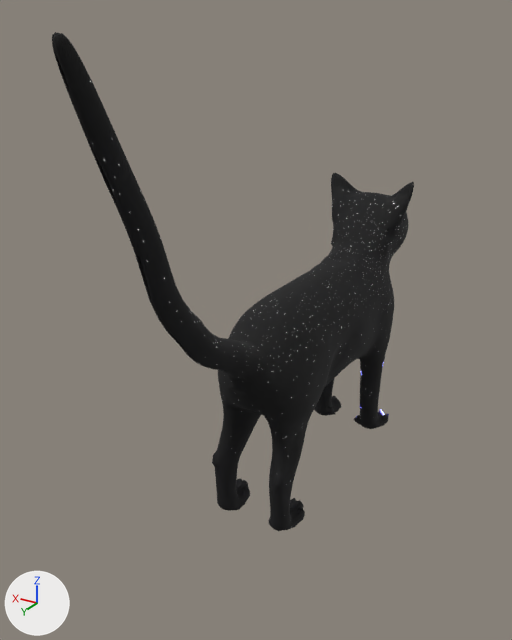
What one commit did to the glTF model apps/web/public/models/pet.glb.
Both versions are drawn from a 50 mm camera at (-0.476, 0.886, 0.744) aimed at (0.028, 0.045, 0.324). The axes (+X, +Y, +Z) are drawn at lower left. The lights are the same throughout. The picture after the commit comes second. Vertices at exactly the same position are counted once.

The first picture shows 'pet.cat.v1.body'.
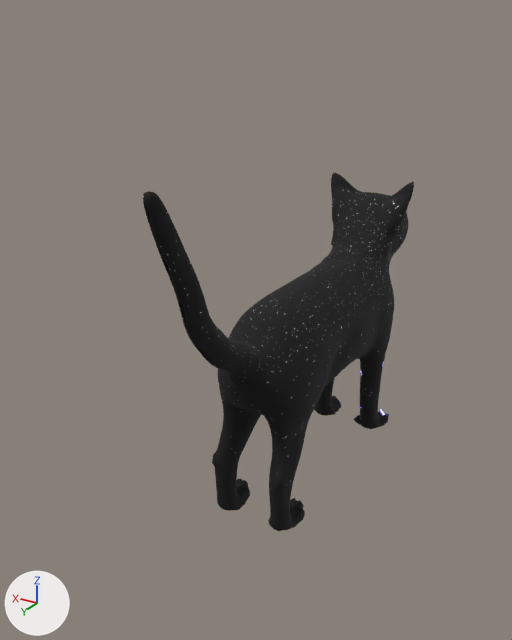
Pixel boxes [x1, y1, x2, y2] of what changed, in the pictures (512 x 640 px; the box of a moved part takes in the faces that stretch with it):
'pet.cat.v1.body', reshaped (25% narrower, 28% shorter)
    before: [52, 32, 414, 531]
    after: [143, 173, 414, 531]
part 1 of me_pet_cat_v1_body, moved or reshaped
    before: [52, 32, 287, 413]
    after: [143, 191, 287, 413]

Patch to the scene script:
```diff
--- a/apps/web/public/models/pet.glb.py
+++ b/apps/web/public/models/pet.glb.py
@@ me_pet_cat_v1_body @@
 # used by ob_pet_cat_v1_body; location = (0.0, 0.0, 0.0)
-me_pet_cat_v1_body.from_pydata(...)  # 4097 vertices, 8165 faces; spans x -0.079..0.079, y -0.41..0.425, z 0.0..0.731
+me_pet_cat_v1_body.from_pydata(...)  # 4097 vertices, 8165 faces; spans x -0.079..0.079, y -0.41..0.32, z 0.0..0.574
+# me_pet_cat_v1_body part 1: 821 of 4097 vertices moved; they spanned x -0.044..0.046, y 0.102..0.425, z 0.219..0.731 and now span x -0.044..0.046, y 0.102..0.32, z 0.22..0.574; mean shift (0.0, -0.054, -0.063); largest move (-0.002, 0.422, 0.731) -> (-0.002, 0.316, 0.574)
 me_pet_cat_v1_body.materials.append(mat_pet_cat_v1_coat)
```
